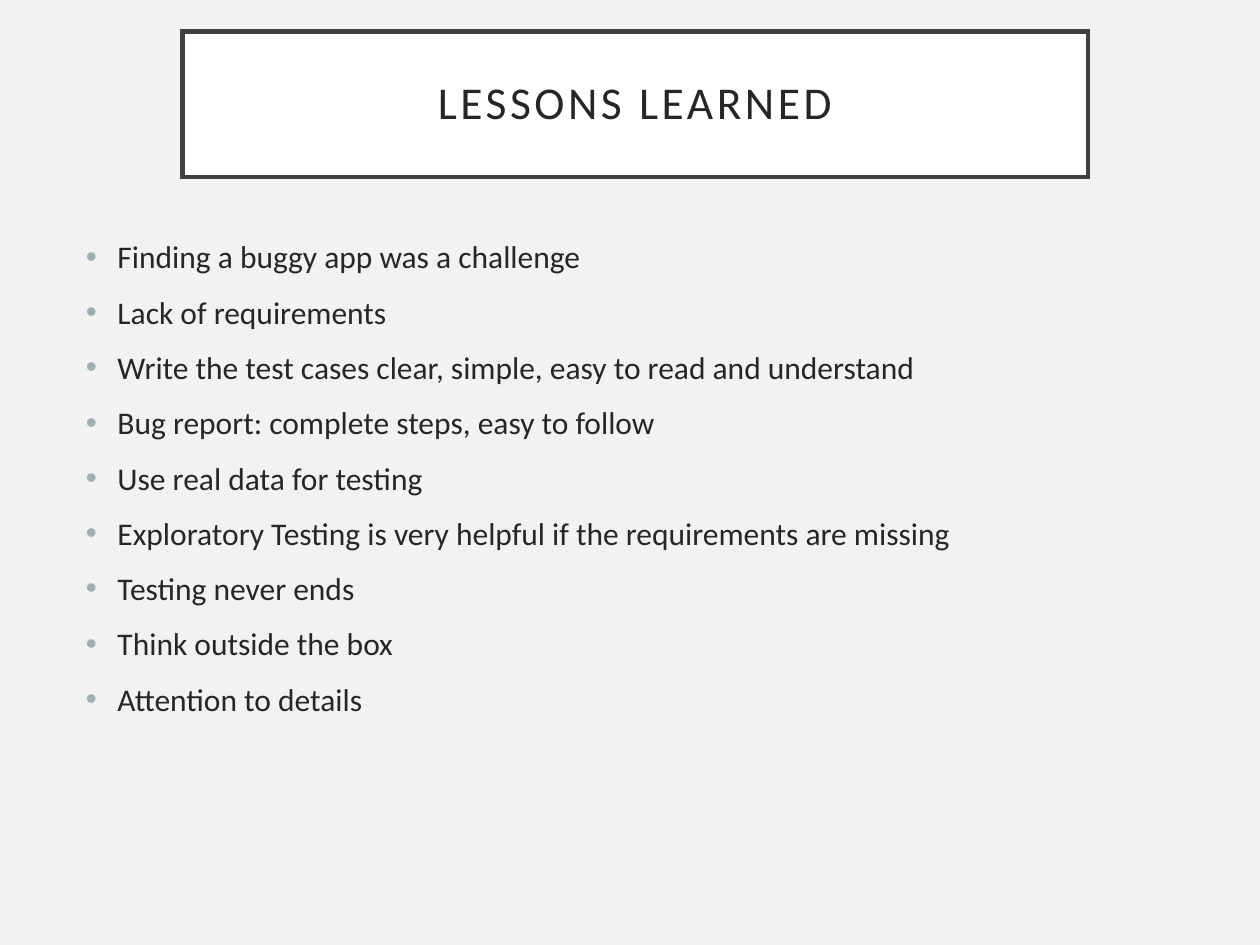
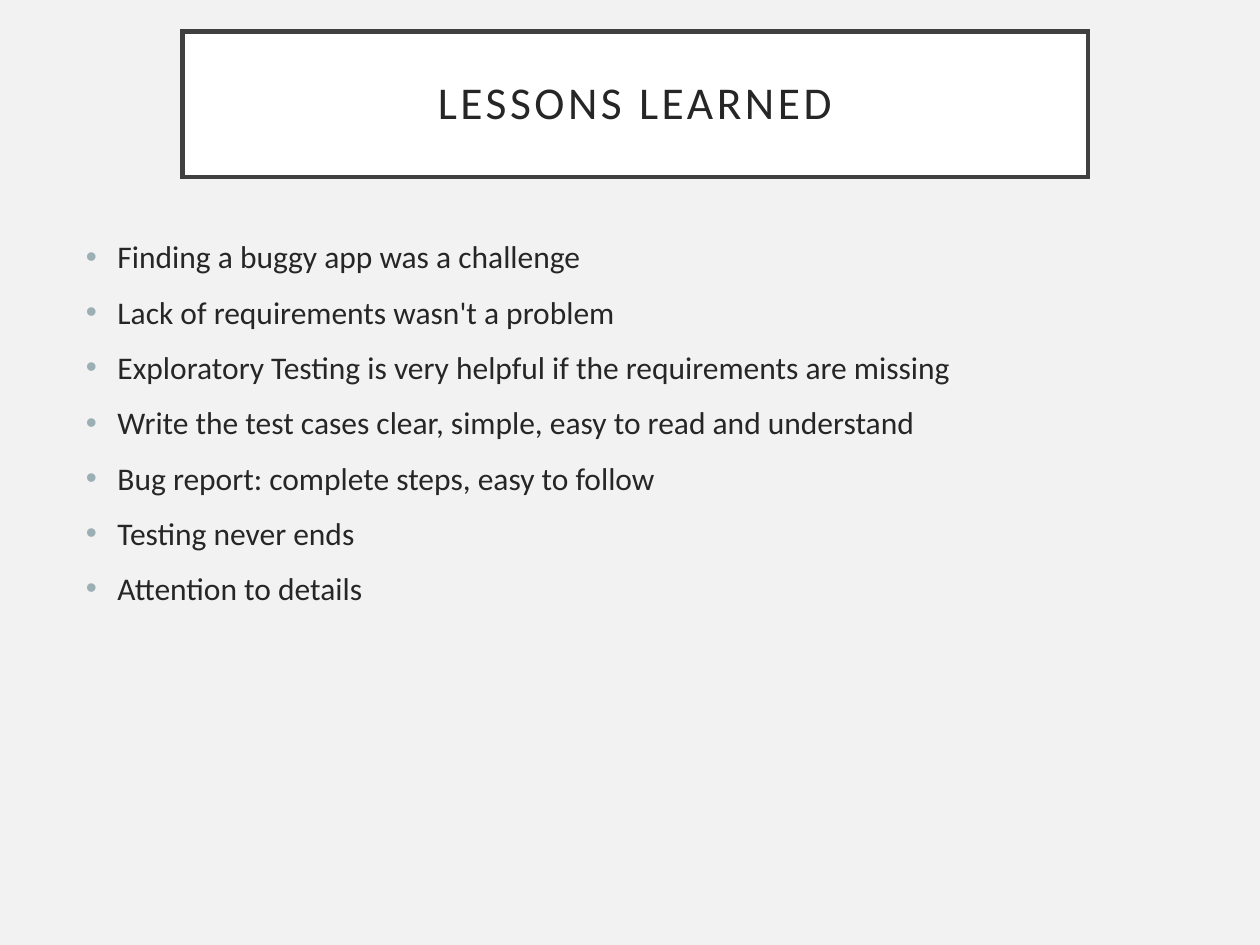
Before and after one commit to iboico/Software-Testing-Project-www.moldcell.md, a slide deck: slide 10 of Moldcell Moldova.pptx. Drawn at 1260x945 pixels with LibreOffice and Linux fonts; fonts in the diff are those of the drawing. Boxes give left, top, right and bottom in pixels: in the first picture for what was removed or moved away, otherwise in the second. Text is boxed around its words. In the diff, an @@ line names an element or a change of style, - is before the commit and + after.

```diff
--- a/Moldcell Moldova.pptx
+++ b/Moldcell Moldova.pptx
@@ text at [117, 302, 950, 385]: text changed @@
-• Lack of requirements
+• Lack of requirements wasn't a problem
+• Exploratory Testing is very helpful if the requirements are missing
@@ text at [117, 468, 950, 551]: paragraphs removed @@
-• Use real data for testing
-• Exploratory Testing is very helpful if the requirements are missing
@@ text at [117, 633, 393, 656]: paragraph removed @@
-• Think outside the box
```
Also in this commit, not shown: 5 other slides changed.
